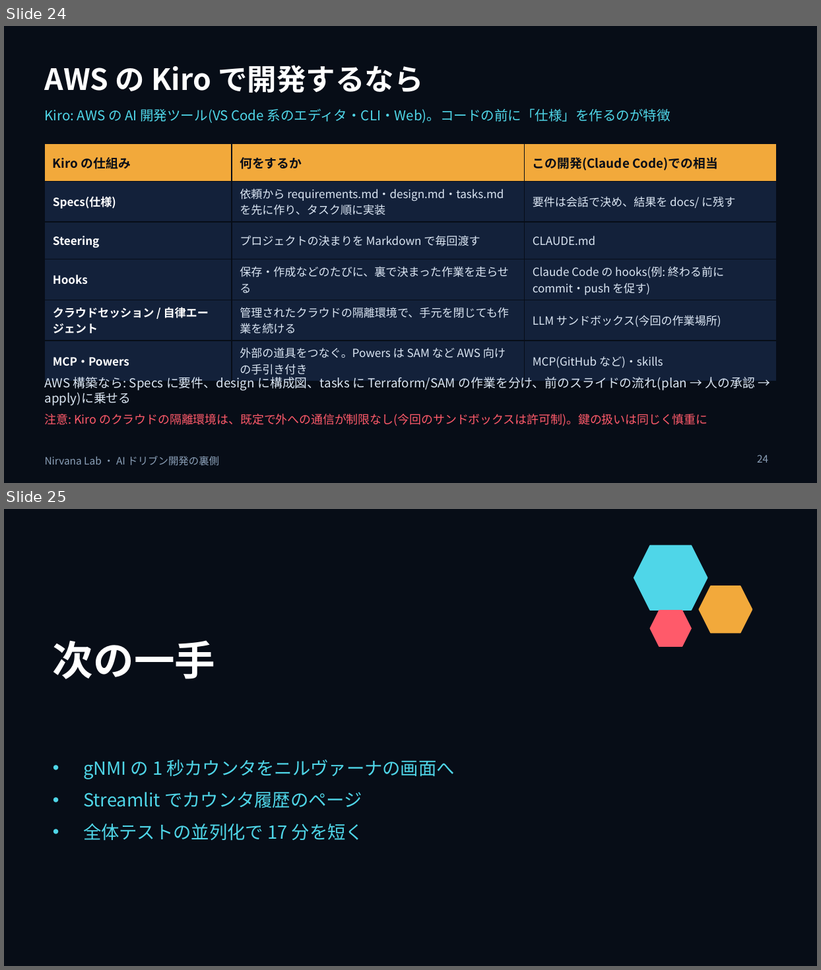
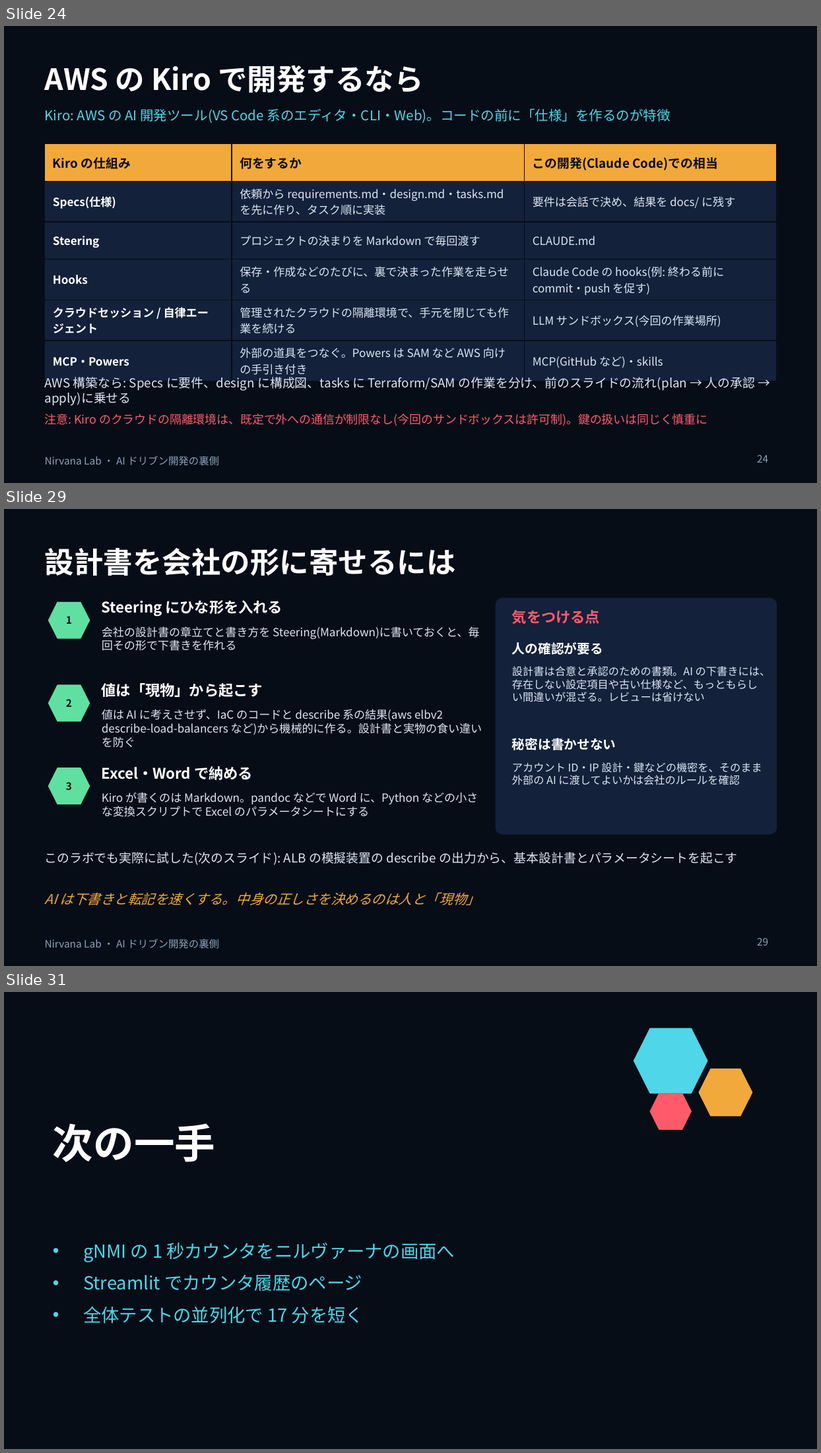
Before and after one commit to w-index-m/nirvana-lab, a slide deck: docs/ai-driven-dev-behind-the-scenes.pptx. Shown one above the other, each under a label of ours: slides 24 and 25 before the commit, slides 24, 29 and 31 after it; the slides between them are not shown. The pictures are 821x970 and 821x1453 pixels, drawn with LibreOffice and Linux fonts; fonts in the diff are those of the drawing. Boxes give left, top, right and bottom in pixels: in the first picture for what was removed or moved away, otherwise in the second. Text is boxed around its words. In the diff, an @@ line names an element or a change of style, - is before the commit and + after.

```diff
--- a/docs/ai-driven-dev-behind-the-scenes.pptx
+++ b/docs/ai-driven-dev-behind-the-scenes.pptx
@@ slide 29 added at [4, 509, 817, 966], background #070D17; not listed: 1 template element that a slide beside it also shows @@
@@ title added at [45, 548, 456, 576], 26 pt, text #FFFFFF, bold @@
+設計書を会社の形に寄せるには
@@ hexagon added at [49, 603, 89, 638], fill #5FE0A0, outline #5FE0A0 1 pt @@
@@ text added at [102, 600, 283, 617], 13 pt, text #FFFFFF, bold @@
+Steering にひな形を入れる
@@ rounded rectangle added at [496, 599, 776, 834], fill #13213A, outline #13213A 1 pt @@
@@ text added at [66, 616, 72, 624], 9 pt, text #070D17, bold @@
+1
@@ text added at [102, 626, 479, 651], 10 pt, text #DBE6F3 @@
+会社の設計書の章立てと書き方を Steering(Markdown)に書いておくと、毎回その形で下書きを作れる
@@ text added at [512, 610, 600, 624], 13 pt, text #FF5A6A, bold @@
+気をつける点
@@ text added at [512, 642, 603, 655], 11.5 pt, text #FFFFFF, bold @@
+人の確認が要る
@@ text added at [512, 666, 771, 702], 9.5 pt, text #DBE6F3 @@
+設計書は合意と承認のための書類。AI の下書きには、存在しない設定項目や古い仕様など、もっともらしい間違いが混ざる。レビューは省けない
@@ hexagon added at [49, 685, 89, 722], fill #5FE0A0, outline #5FE0A0 1 pt @@
@@ text added at [102, 683, 263, 697], 13 pt, text #FFFFFF, bold @@
+値は「現物」から起こす
@@ text added at [66, 699, 72, 707], 9 pt, text #070D17, bold @@
+2
@@ text added at [102, 709, 482, 748], 10 pt, text #DBE6F3 @@
+値は AI に考えさせず、IaC のコードと describe 系の結果(aws elbv2 describe-load-balancers など)から機械的に作る。設計書と実物の食い違いを防ぐ
@@ text added at [512, 738, 616, 751], 11.5 pt, text #FFFFFF, bold @@
+秘密は書かせない
@@ text added at [512, 762, 762, 786], 9.5 pt, text #DBE6F3 @@
+アカウント ID・IP 設計・鍵などの機密を、そのまま外部の AI に渡してよいかは会社のルールを確認
@@ hexagon added at [49, 768, 89, 804], fill #5FE0A0, outline #5FE0A0 1 pt @@
@@ text added at [66, 782, 72, 790], 9 pt, text #070D17, bold @@
+3
@@ text added at [102, 766, 253, 780], 13 pt, text #FFFFFF, bold @@
+Excel・Word で納める
@@ text added at [102, 792, 478, 817], 10 pt, text #DBE6F3 @@
+Kiro が書くのは Markdown。pandoc などで Word に、Python などの小さな変換スクリプトで Excel のパラメータシートにする
@@ text added at [45, 852, 737, 865], 11 pt, text #DBE6F3 @@
+このラボでも実際に試した(次のスライド): ALB の模擬装置の describe の出力から、基本設計書とパラメータシートを起こす
@@ text added at [45, 892, 481, 906], 12 pt, text #F2A93B, italic @@
+AI は下書きと転記を速くする。中身の正しさを決めるのは人と「現物」
@@ page number added at [757, 938, 768, 946], 9 pt, text #8BA0B8 @@
+29
@@ what was slide 25 is now slide 31 @@
```
Also in this commit, not shown: 5 other slides added, 11 other files.
